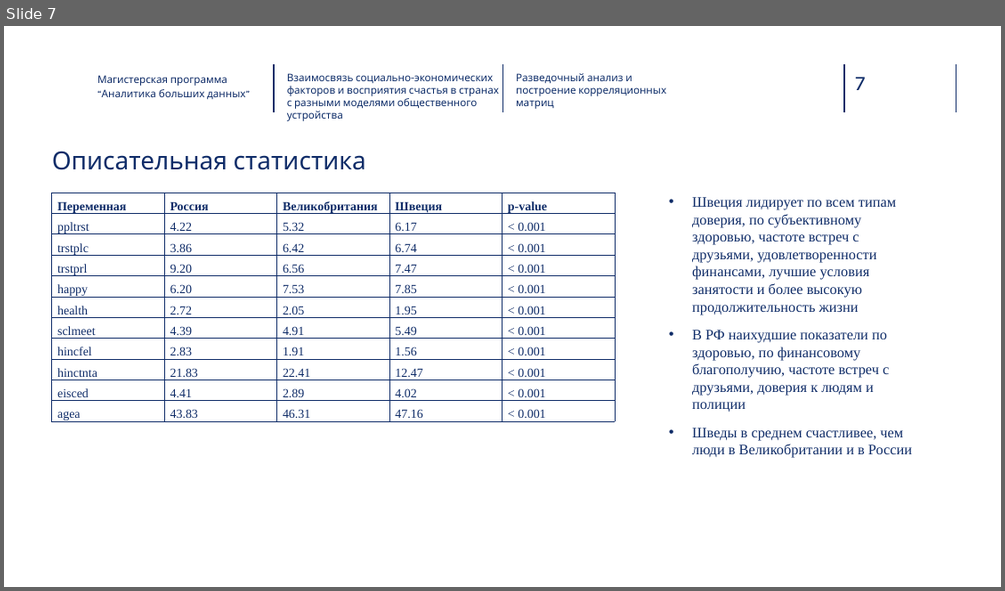
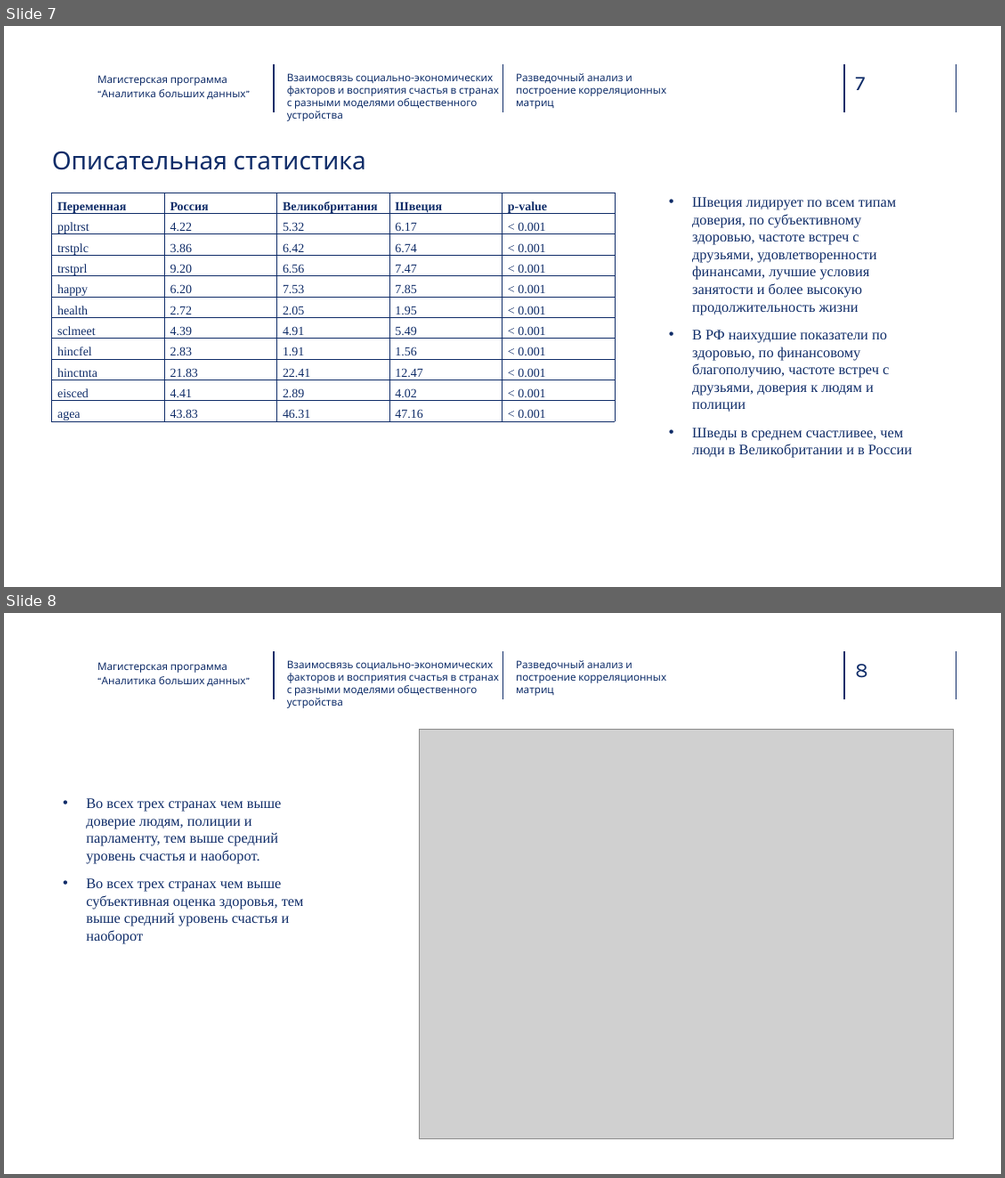
Before and after one commit to alsu-khasanshina/diploma, a slide deck: Хасаншина Алсу.pptx. Shown one above the other, each under a label of ours: slide 7 before the commit, slides 7 and 8 after it. The pictures are 1005x591 and 1005x1178 pixels, drawn with LibreOffice and Linux fonts; fonts in the diff are those of the drawing; grey boxes stand for pictures; background and template pictures are left out. Boxes give left, top, right and bottom in pixels: in the first picture for what was removed or moved away, otherwise in the second. Text is boxed around its words. In the diff, an @@ line names an element or a change of style, - is before the commit and + after.

```diff
--- a/Хасаншина Алсу.pptx
+++ b/Хасаншина Алсу.pptx
@@ slide 8 added at box(4, 613, 1001, 1174), background picture (left out); not listed: 5 template elements that a slide beside it also shows @@
@@ text added at box(97, 662, 245, 686), 10 pt, text #0F2C68 @@
+Магистерская программа
+“Аналитика больших данных”
@@ text added at box(287, 660, 499, 696), 10 pt, text #0E2D69 @@
+Взаимосвязь социально-экономических факторов и восприятия счастья в странах с разными моделями общественного устройства
@@ text added at box(516, 660, 666, 696), 10 pt, text #0E2D69 @@
+Разведочный анализ и построение корреляционных матриц
@@ picture added at box(419, 729, 953, 1139) @@
@@ text added at box(86, 798, 304, 944), 14 pt, text #0F2C68 @@
+• Во всех трех странах чем выше доверие людям, полиции и парламенту, тем выше средний уровень счастья и наоборот.
+• Во всех трех странах чем выше субъективная оценка здоровья, тем выше средний уровень счастья и наоборот
```
Also in this commit, not shown: 1 slide changed, 1 other slide added.
